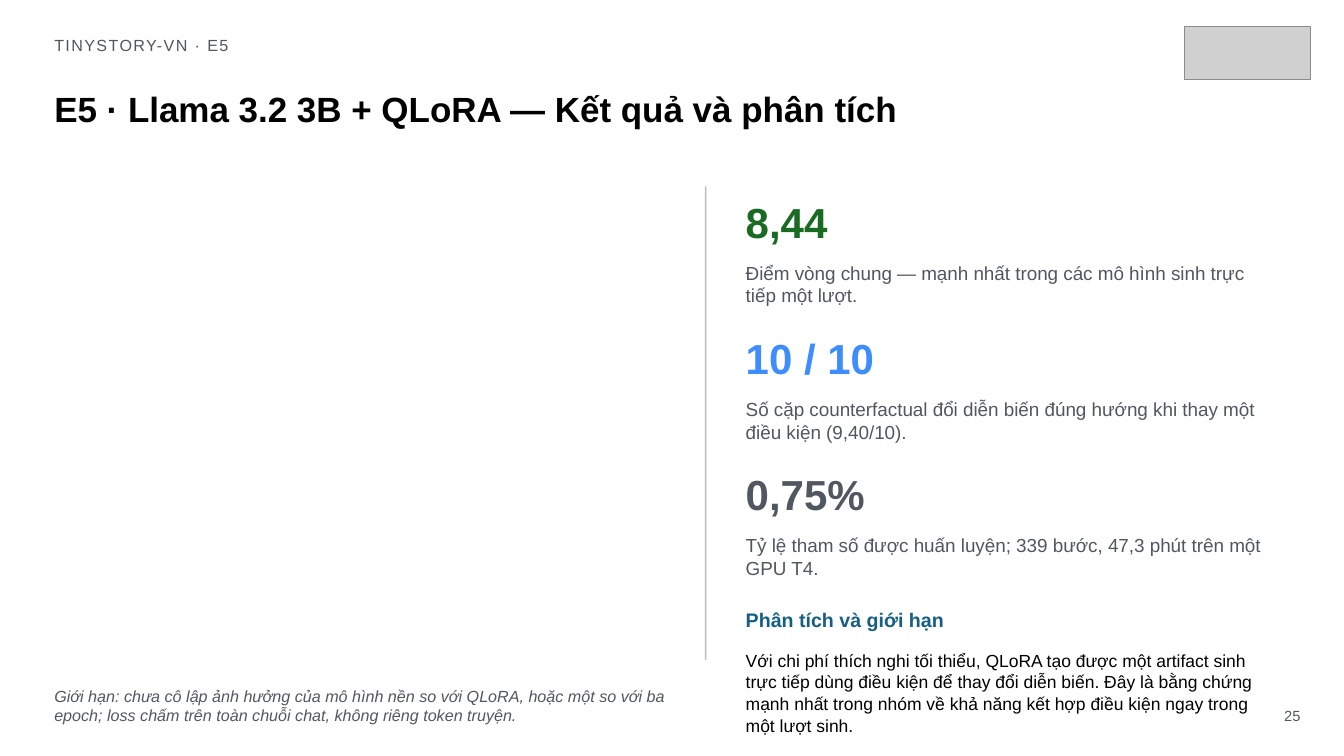
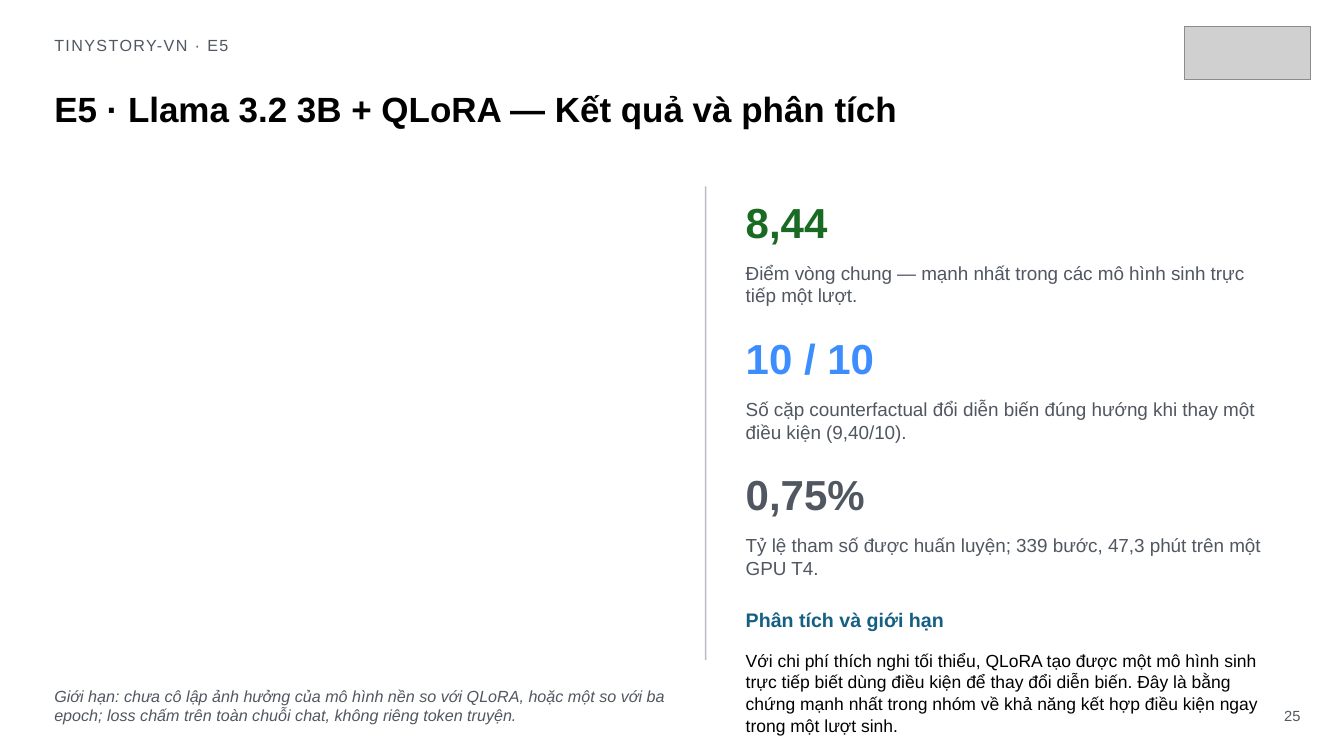
Before and after one commit to tungd/tinystory-vn, a slide deck: slide 25 of output/presentation/tinystory-vn-summary.pptx. Drawn at 1344x756 pixels with LibreOffice and Linux fonts; fonts in the diff are those of the drawing; grey boxes stand for pictures. Boxes give left, top, right and bottom in pixels: in the first picture for what was removed or moved away, otherwise in the second. Text is boxed around its words. In the diff, an @@ line names an element or a change of style, - is before the commit and + after.

```diff
--- a/output/presentation/tinystory-vn-summary.pptx
+++ b/output/presentation/tinystory-vn-summary.pptx
@@ text at (746,654,1258,736): text changed @@
-Với chi phí thích nghi tối thiểu, QLoRA tạo được một artifact sinh trực tiếp dùng điều kiện để thay đổi diễn biến. Đây là bằng chứng mạnh nhất trong nhóm về khả năng kết hợp điều kiện ngay trong một lượt sinh.
+Với chi phí thích nghi tối thiểu, QLoRA tạo được một mô hình sinh trực tiếp biết dùng điều kiện để thay đổi diễn biến. Đây là bằng chứng mạnh nhất trong nhóm về khả năng kết hợp điều kiện ngay trong một lượt sinh.
```
Also in this commit, not shown: 16 other slides changed, 4 other files.
